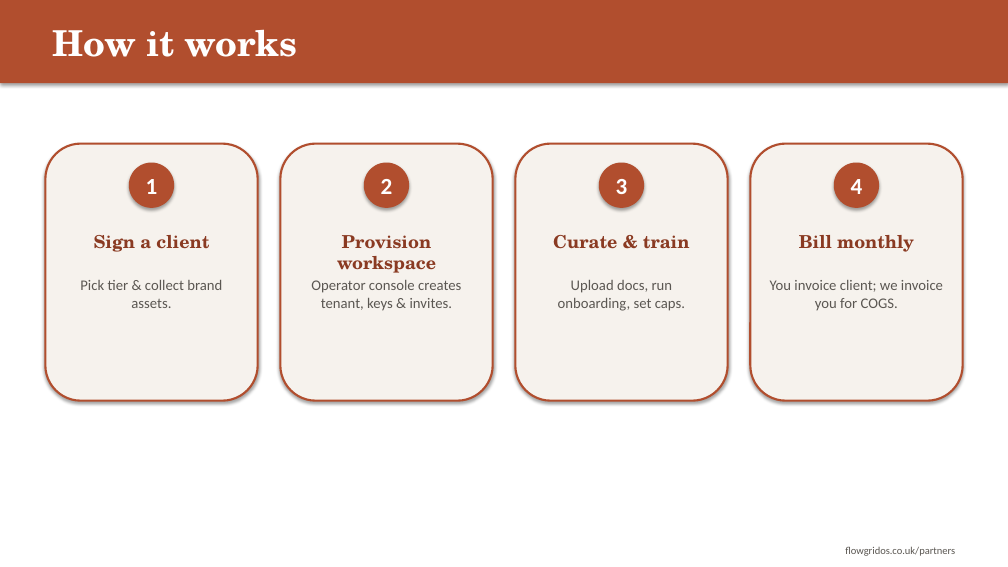
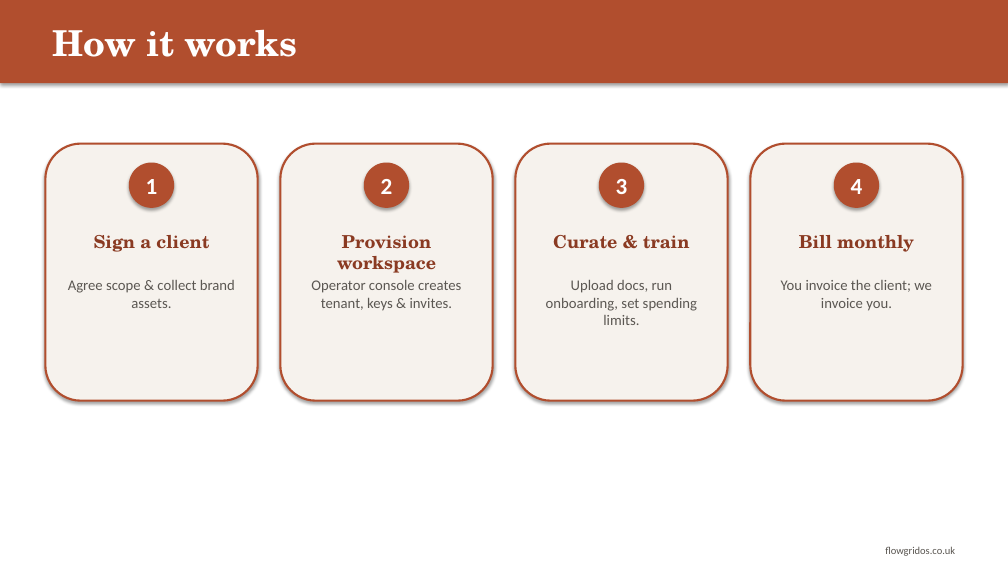
Before and after one commit to CliveStruv56/operations-engine, a slide deck: slide 5 of docs/flowgrid-os-partner-deck.pptx (slide 6 before the commit). Drawn at 1008x567 pixels with LibreOffice and Linux fonts; fonts in the diff are those of the drawing. Boxes give left, top, right and bottom in pixels: in the first picture for what was removed or moved away, otherwise in the second. Text is boxed around its words. In the diff, an @@ line names an element or a change of style, - is before the commit and + after.

```diff
--- a/docs/flowgrid-os-partner-deck.pptx
+++ b/docs/flowgrid-os-partner-deck.pptx
@@ text at (x1=68, y1=280, x2=235, y2=308): text changed @@
-Pick tier & collect brand assets.
+Agree scope & collect brand assets.
@@ text at (x1=546, y1=280, x2=697, y2=325): text changed @@
-Upload docs, run onboarding, set caps.
+Upload docs, run onboarding, set spending limits.
@@ text at (x1=781, y1=280, x2=932, y2=311): text changed @@
-You invoice client; we invoice you for COGS.
+You invoice the client; we invoice you.
@@ text at (x1=885, y1=546, x2=955, y2=556): text changed @@
-flowgridos.co.uk/partners
+flowgridos.co.uk
```
Also in this commit, not shown: 5 other slides changed, 1 slide removed, 6 other files.
